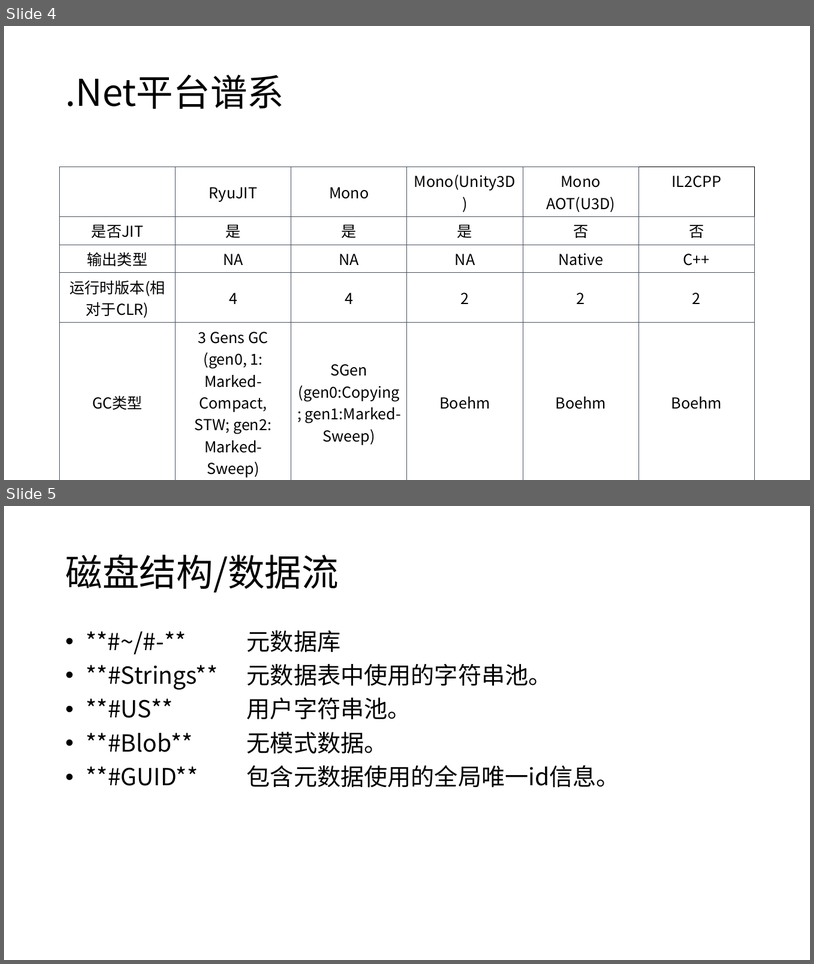
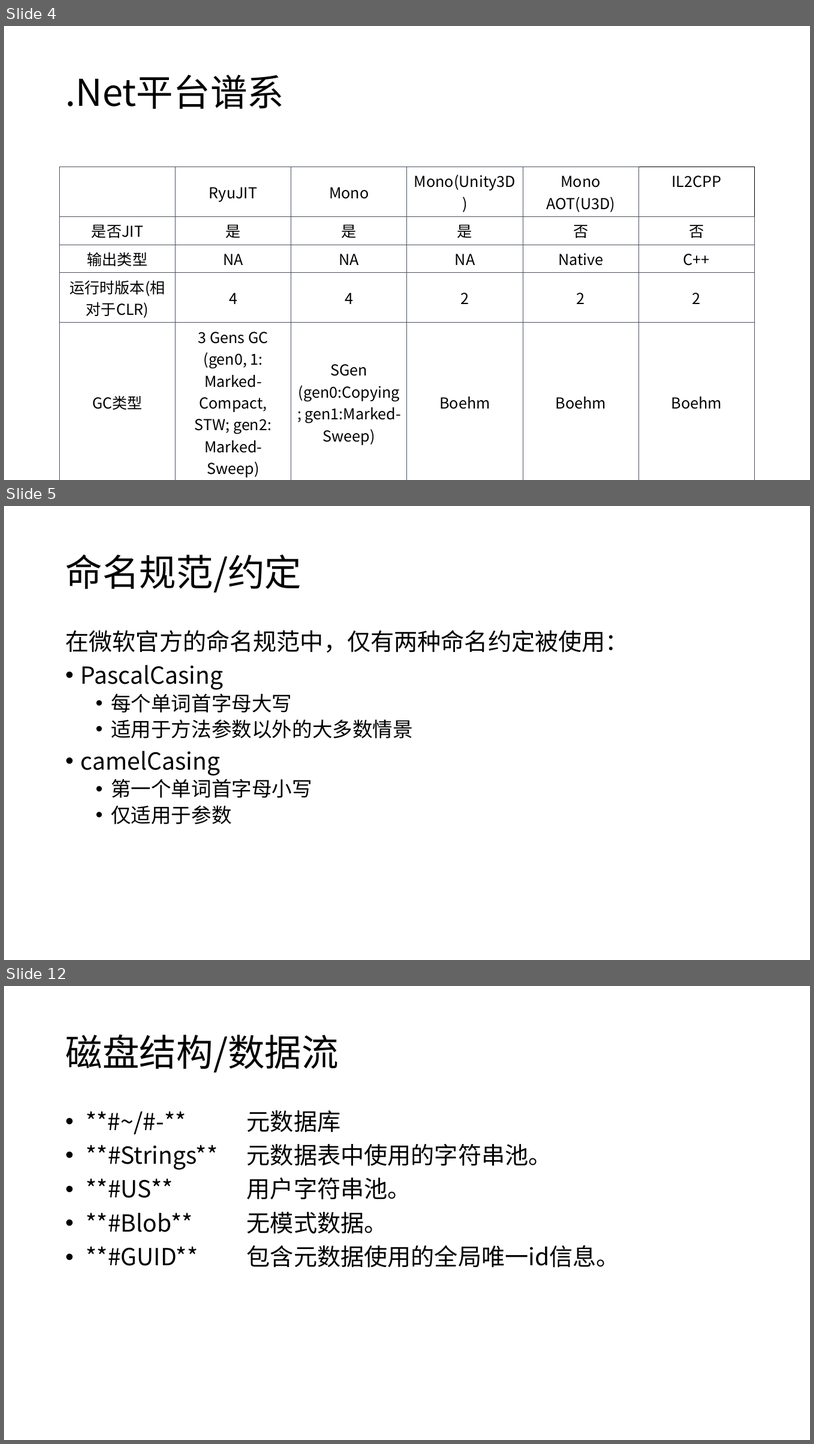
Before and after one commit to snakealpha/DotNetSession, a slide deck: pptx.pptx.pptx. Shown one above the other, each under a label of ours: slides 4 and 5 before the commit, slides 4, 5 and 12 after it; the slides between them are not shown. The pictures are 814x964 and 814x1444 pixels, drawn with LibreOffice and Linux fonts; fonts in the diff are those of the drawing. Boxes give left, top, right and bottom in pixels: in the first picture for what was removed or moved away, otherwise in the second. Text is boxed around its words. In the diff, an @@ line names an element or a change of style, - is before the commit and + after.

```diff
--- a/pptx.pptx.pptx
+++ b/pptx.pptx.pptx
@@ slide 5 added at <box>4,506,810,960</box>, background #FFFFFF @@
@@ title added at <box>65,554,302,592</box>, 44 pt, text #000000 @@
+命名规范/约定
@@ text added at <box>65,630,629,824</box>, 28 pt, text #000000 @@
+在微软官方的命名规范中，仅有两种命名约定被使用：
+• PascalCasing
+  • 每个单词首字母大写
+  • 适用于方法参数以外的大多数情景
+• camelCasing
+  • 第一个单词首字母小写
+  • 仅适用于参数
@@ what was slide 5 is now slide 12 @@
```
Also in this commit, not shown: 6 other slides added.
